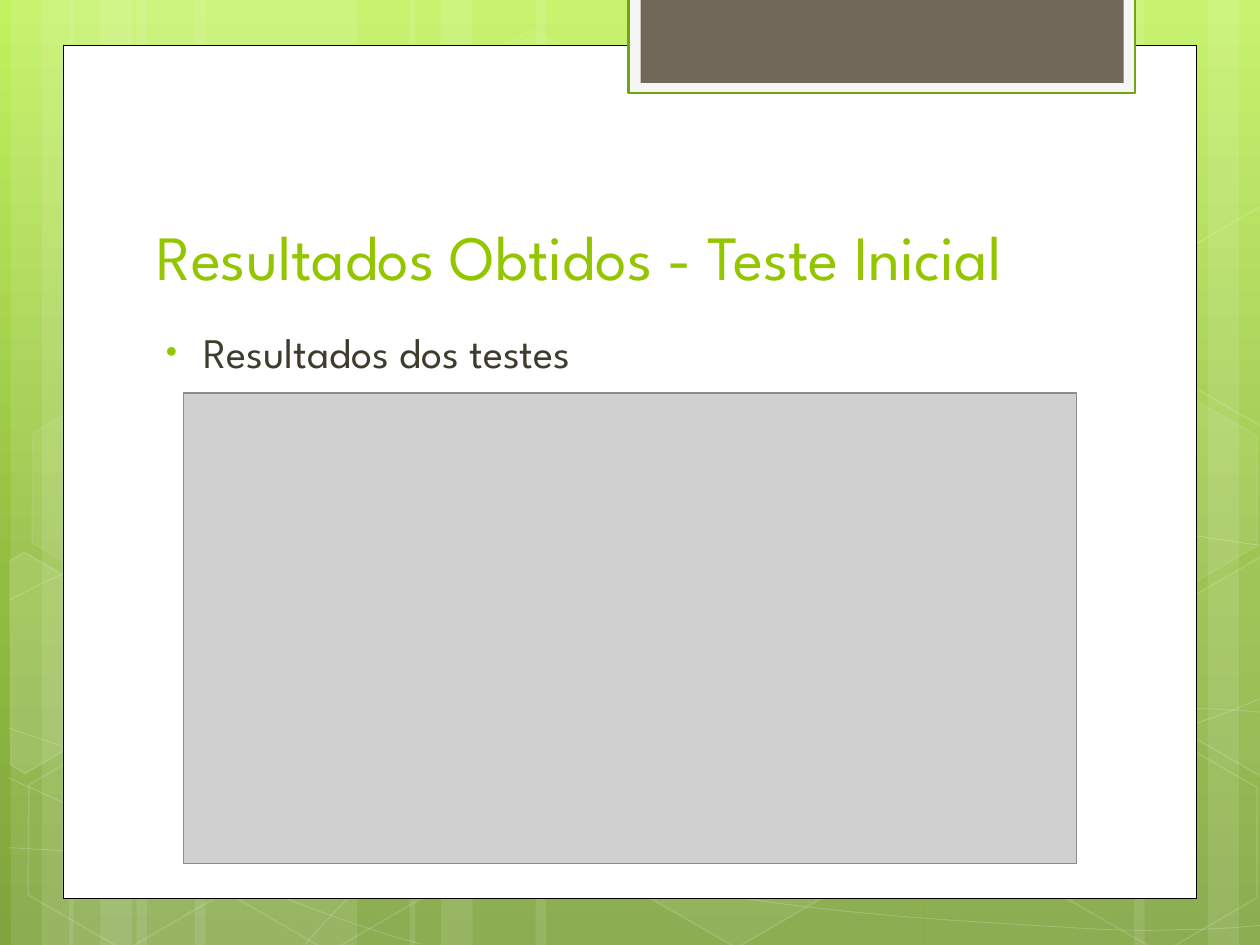
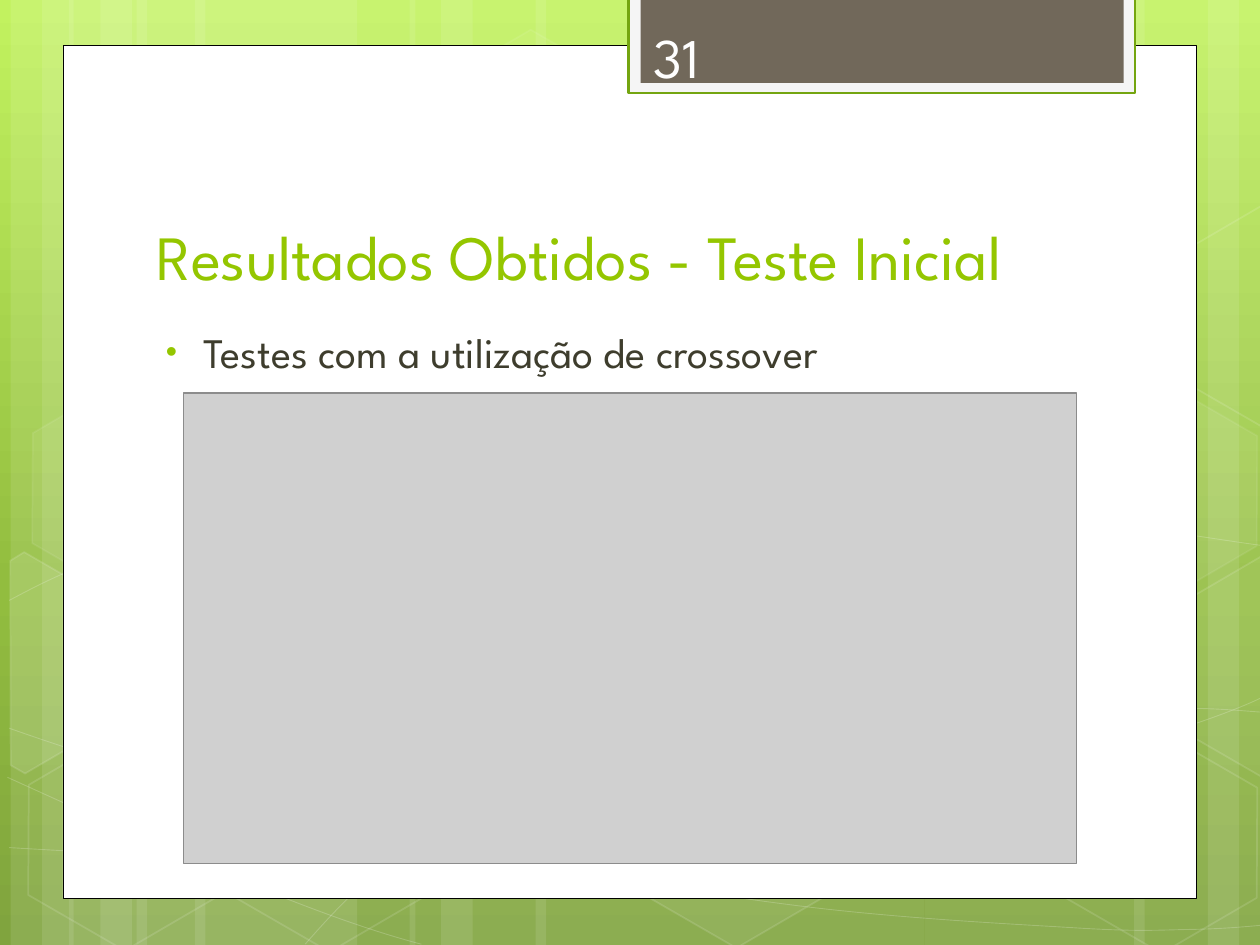
Before and after one commit to alexandregme/tcc2, a slide deck: slide 31 of Apresentação.pptx (slide 34 before the commit). Drawn at 1260x945 pixels with LibreOffice and Linux fonts; fonts in the diff are those of the drawing; grey boxes stand for pictures. Boxes give left, top, right and bottom in pixels: in the first picture for what was removed or moved away, otherwise in the second. Text is boxed around its words. In the diff, an @@ line names an element or a change of style, - is before the commit and + after.

```diff
--- a/Apresentação.pptx
+++ b/Apresentação.pptx
@@ page number added at (653,40,699,95), 32 pt, text #FEFEFE @@
+31
@@ text at (204,339,818,377): text changed @@
-• Resultados dos testes
+• Testes com a utilização de crossover
```
Also in this commit, not shown: 40 other slides changed, 4 slides removed, 2 other files.
